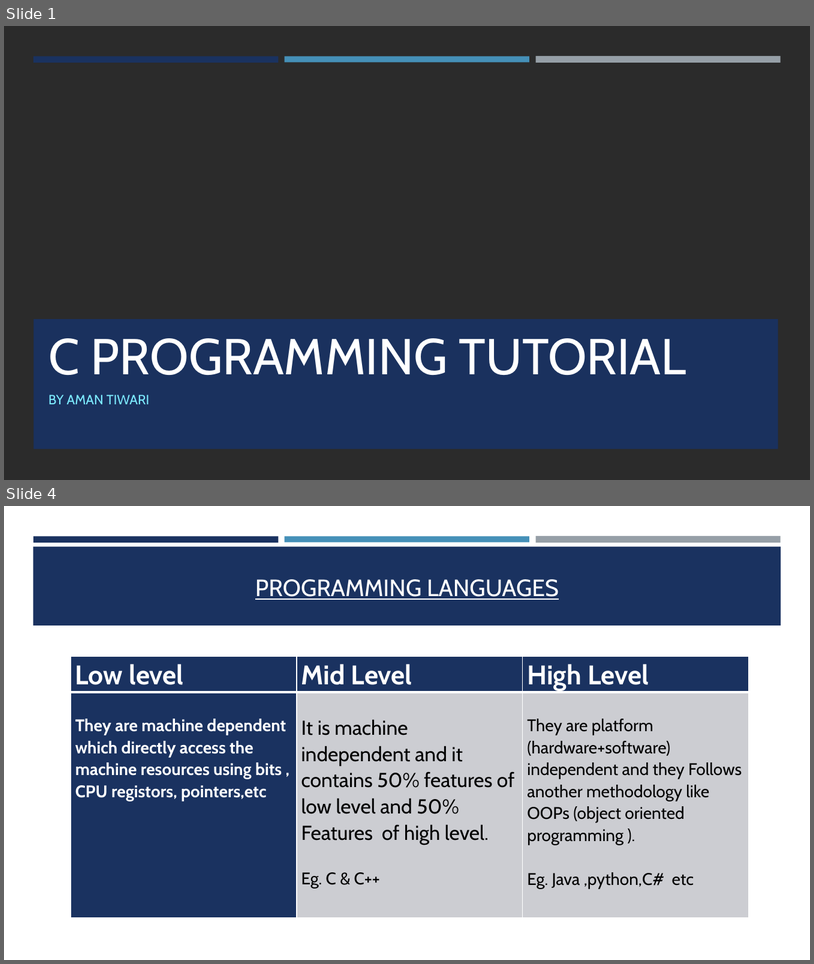
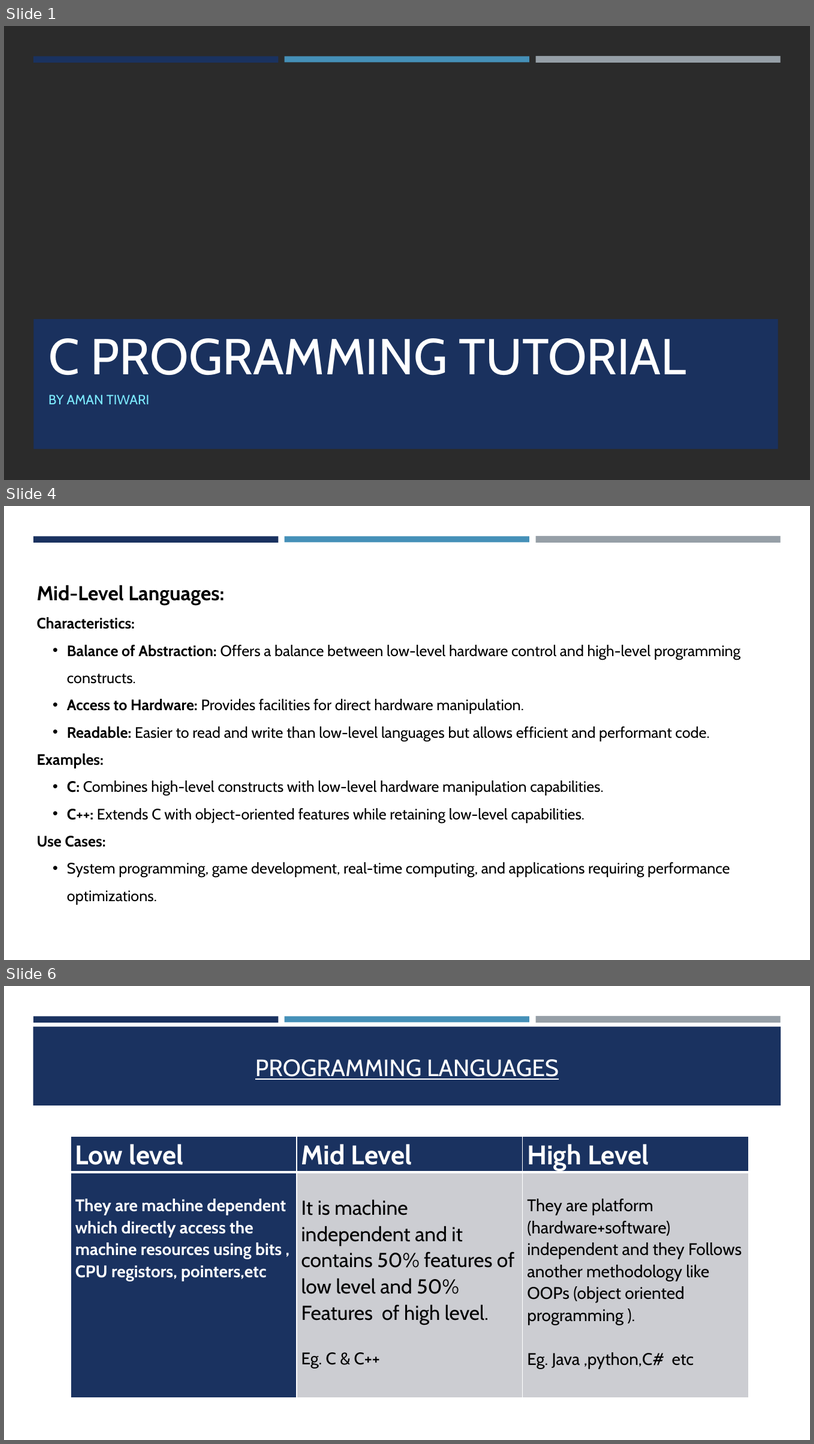
Before and after one commit to amantiwari8861/C_Batch_11_to_12, a slide deck: 01-Introduction_to_C/Notes/C Programming.pptx. Shown one above the other, each under a label of ours: slides 1 and 4 before the commit, slides 1, 4 and 6 after it; the slides between them are not shown. The pictures are 814x964 and 814x1444 pixels, drawn with LibreOffice and Linux fonts; fonts in the diff are those of the drawing; background and template pictures are left out; a plain dark background stands for a picture behind light text. Boxes give left, top, right and bottom in pixels: in the first picture for what was removed or moved away, otherwise in the second. Text is boxed around its words. In the diff, an @@ line names an element or a change of style, - is before the commit and + after.

```diff
--- a/01-Introduction_to_C/Notes/C Programming.pptx
+++ b/01-Introduction_to_C/Notes/C Programming.pptx
@@ slide 4 added at box(4, 506, 810, 960), background #FFFFFF; not listed: 3 template elements that a slide beside it also shows @@
@@ text added at box(37, 585, 741, 877), 18 pt, text #000000 @@
+Mid-Level Languages:
+Characteristics:
+  • Balance of Abstraction: Offers a balance between low-level hardware control and high-level programming constructs.
+  • Access to Hardware: Provides facilities for direct hardware manipulation.
+  • Readable: Easier to read and write than low-level languages but allows efficient and performant code.
+Examples:
+  • C: Combines high-level constructs with low-level hardware manipulation capabilities.
+  • C++: Extends C with object-oriented features while retaining low-level capabilities.
+Use Cases:
+  • System programming, game development, real-time computing, and applications requiring performance optimizations.
@@ what was slide 4 is now slide 6 @@
```
Also in this commit, not shown: 7 slides changed, 4 other slides added, 1 slide removed, 20 other files.
